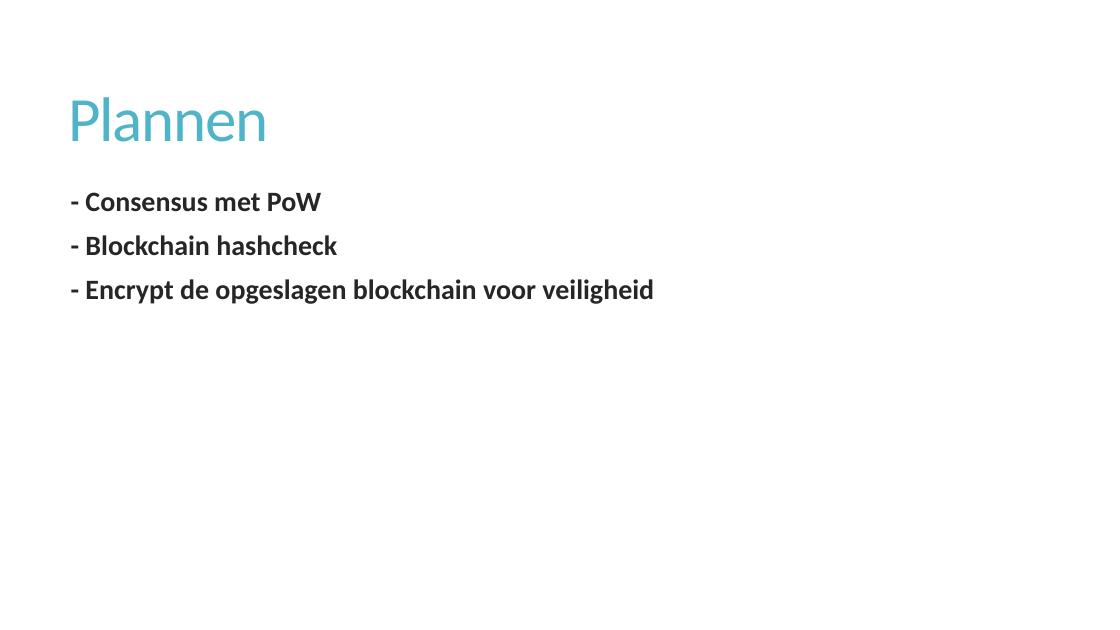
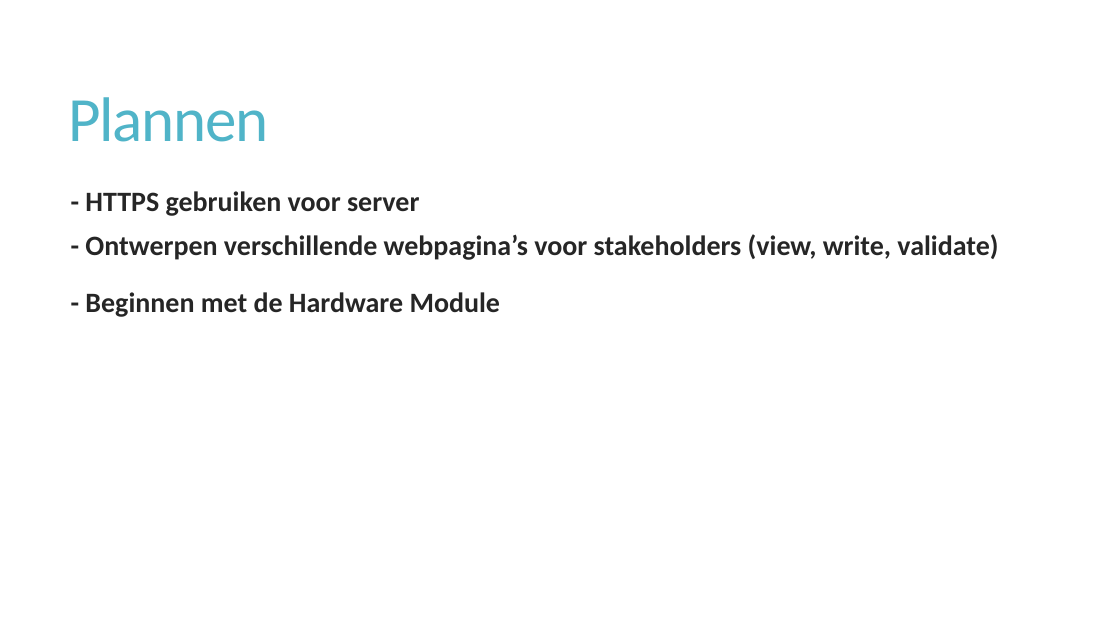
Before and after one commit to idaan300/DIHM, a slide deck: slide 3 of Documents/POW4.pptx. Drawn at 1120x630 pixels with LibreOffice and Linux fonts; fonts in the diff are those of the drawing. Boxes give left, top, right and bottom in pixels: in the first picture for what was removed or moved away, otherwise in the second. Text is boxed around its words. In the diff, an @@ line names an element or a change of style, - is before the commit and + after.

```diff
--- a/Documents/POW4.pptx
+++ b/Documents/POW4.pptx
@@ text at (x1=85, y1=191, x2=998, y2=317): text changed @@
-- Consensus met PoW
-- Blockchain hashcheck
-- Encrypt de opgeslagen blockchain voor veiligheid
+- HTTPS gebruiken voor server
+- Ontwerpen verschillende webpagina’s voor stakeholders (view, write, validate)
+- Beginnen met de Hardware Module
```
Also in this commit, not shown: 2 other slides changed, 3 other files.
